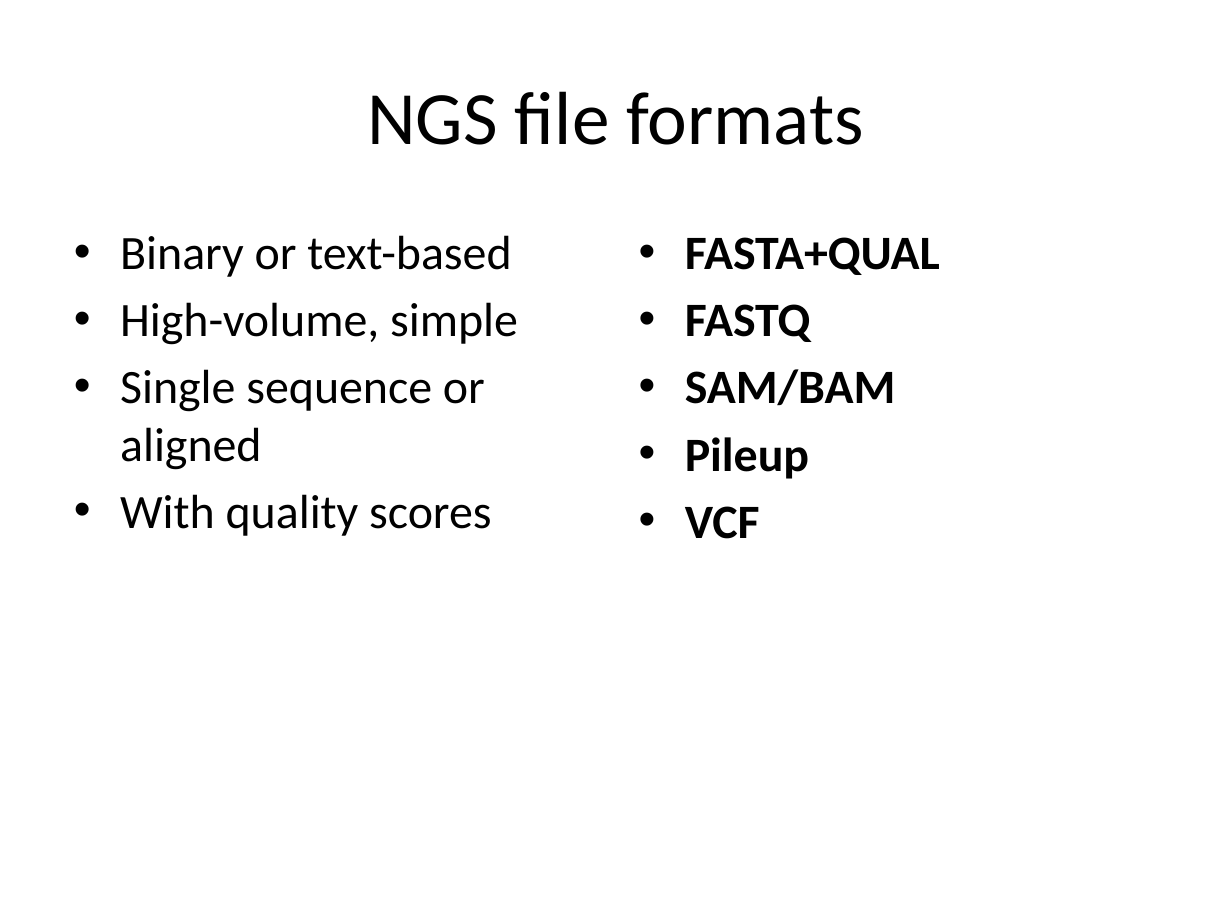
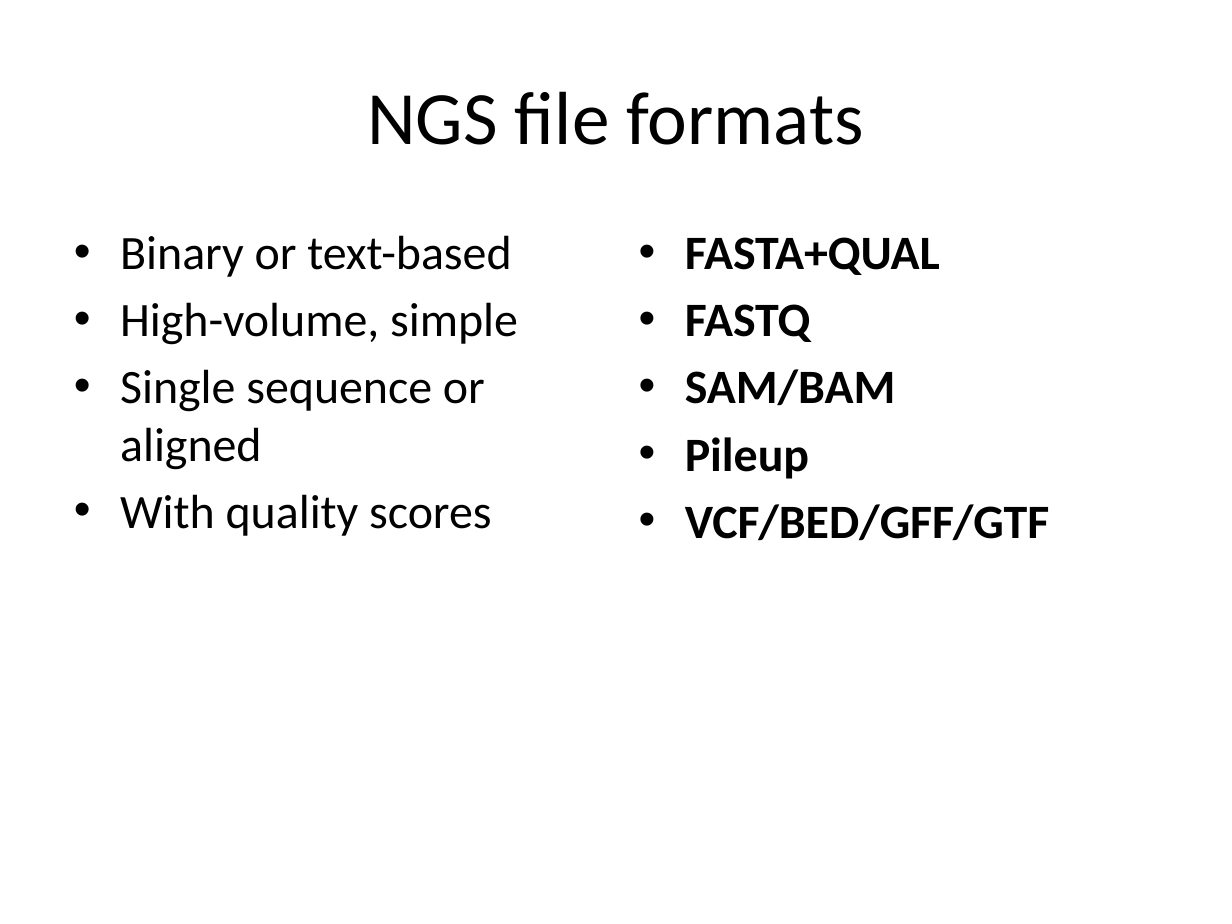
Before and after one commit to rvosa/ngs-workflows, a slide deck: slide 2 of doc/slides/day1/session2/NGSdata.pptx. Drawn at 1232x924 pixels with LibreOffice and Linux fonts; fonts in the diff are those of the drawing. Boxes give left, top, right and bottom in pixels: in the first picture for what was removed or moved away, otherwise in the second. Text is boxed around its words. In the diff, an @@ line names an element or a change of style, - is before the commit and + after.

```diff
--- a/doc/slides/day1/session2/NGSdata.pptx
+++ b/doc/slides/day1/session2/NGSdata.pptx
@@ text at [685,504,1049,541]: text changed @@
-• VCF
+• VCF/BED/GFF/GTF
```
Also in this commit, not shown: 2 other slides changed, 2 other files.
